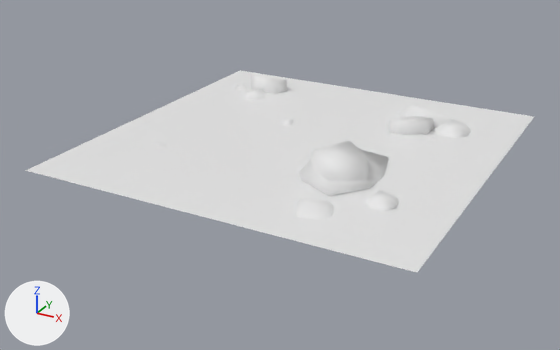
The glTF model public/models/roof_03.glb, before and after one commit.
The view is the same before and after, from a 50 mm camera at (0.882, -1.725, 1.255) aimed at (-0.021, -0.084, 0.435). The lights are fixed; the arrows at lower left show +X, +Y and +Z. Vertices at the same position are counted once.

Names of what the first picture shows: 'floor_dirt_large_rocky.008'.
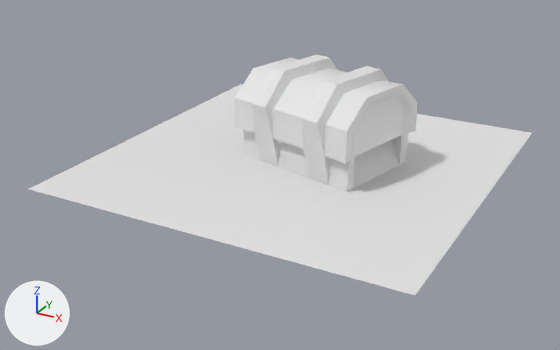
Changed parts and their boxes (x1, y1, x2, y2) in the pictures (560 x 350 px; the box of a moved part takes in the faces that stretch with it):
'floor_dirt_large_rocky.008', reshaped (19% taller): before (25, 70, 534, 272); after (29, 55, 532, 295)
part 1 of me_cube_015, moved or reshaped: before (25, 70, 534, 272); after (29, 84, 532, 295)
part 2 of me_cube_015, added: after (234, 55, 418, 192)
part 3 of me_cube_015, deleted: before (155, 74, 471, 220)
part 4 of me_cube_015, deleted: before (299, 141, 389, 196)

What the commit changed:
me_cube_015 is used by ob_floor_dirt_large_rocky_008; location (0.0, 0.0, 0.0).
me_cube_015 had 148 vertices, 179 faces and spanned x -0.5..0.5, y -0.5..0.5, z 0.5..0.573.
me_cube_015 now has 108 vertices, 206 faces and spans x -0.5..0.5, y -0.5..0.5, z 0.455..0.705.
me_cube_015 part 1: the loose piece of 4 vertices spanning x -0.5..0.5, y -0.5..0.5, z 0.505 is moved by (0.0, 0.0, -0.05).
me_cube_015 part 2: a new loose piece of 104 vertices spanning x -0.166..0.27, y -0.163..0.218, z 0.455..0.705.
me_cube_015 part 3: 11 loose pieces with 118 vertices, spanning x -0.411..0.376, y -0.409..0.42, z 0.5..0.556, are deleted.
Part 4, on me_cube_015:
26 vertices are removed from x 0.099..0.278, y -0.282..-0.003, z 0.5..0.573.
35 faces are deleted.
me_cube_015 part 5: the surface is now shaded flat.
